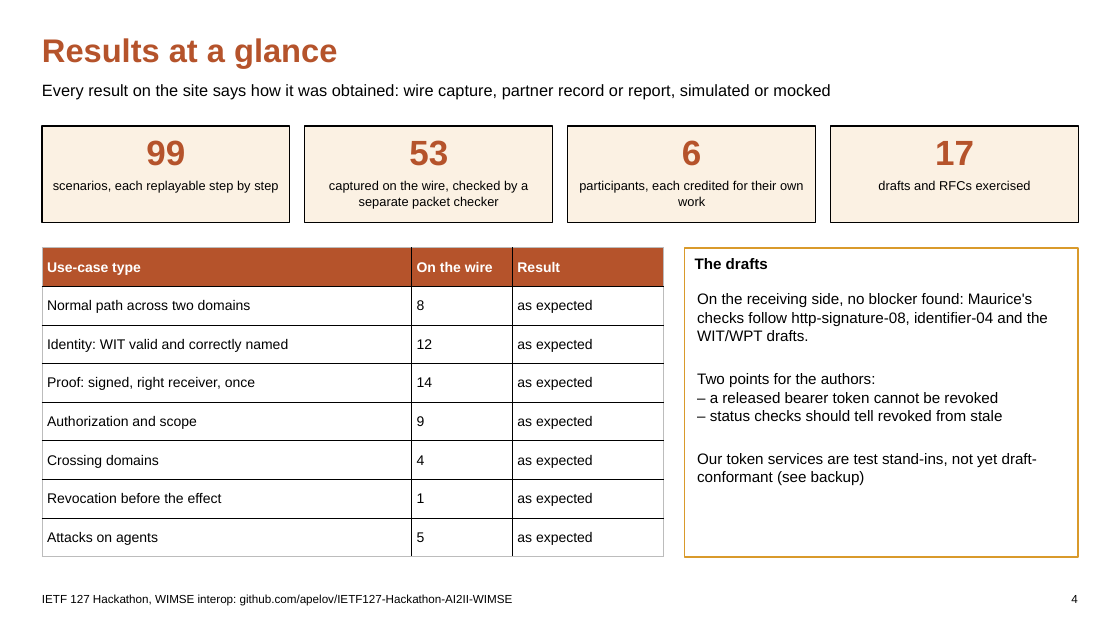
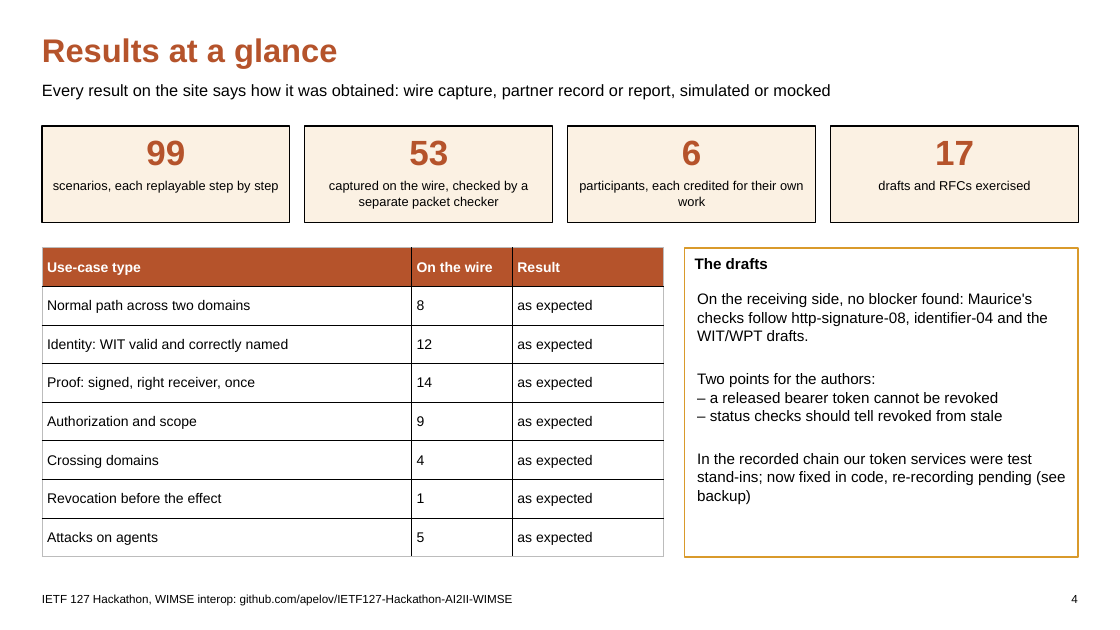
Before and after one commit to apelov/IETF127-Hackathon-AI2II-WIMSE, a slide deck: slide 4 of IETF127_WIMSE_Session.pptx. Drawn at 1120x630 pixels with LibreOffice and Linux fonts; fonts in the diff are those of the drawing. Boxes give left, top, right and bottom in pixels: in the first picture for what was removed or moved away, otherwise in the second. Text is boxed around its words. In the diff, an @@ line names an element or a change of style, - is before the commit and + after.

```diff
--- a/IETF127_WIMSE_Session.pptx
+++ b/IETF127_WIMSE_Session.pptx
@@ text at <box>697,453,1065,504</box>: text changed @@
-Our token services are test stand-ins, not yet draft-conformant (see backup)
+In the recorded chain our token services were test stand-ins; now fixed in code, re-recording pending (see backup)
```
Also in this commit, not shown: 2 other slides changed, 2 other files.
